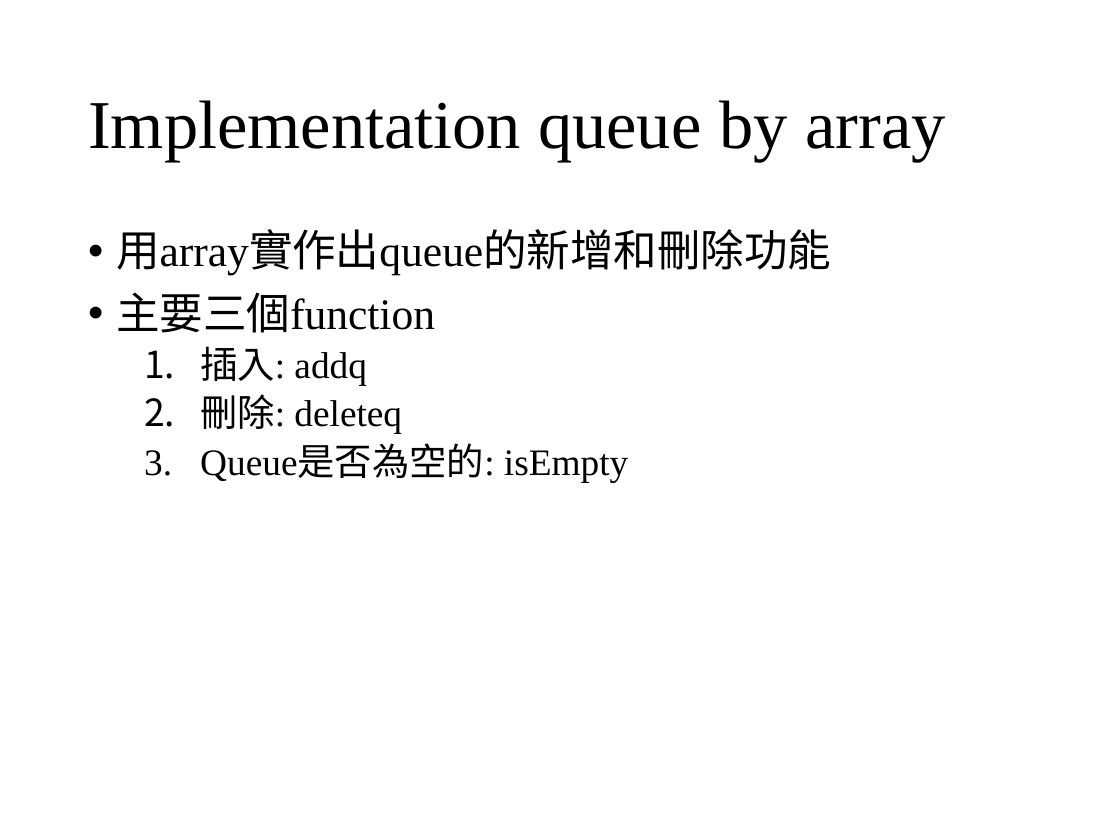
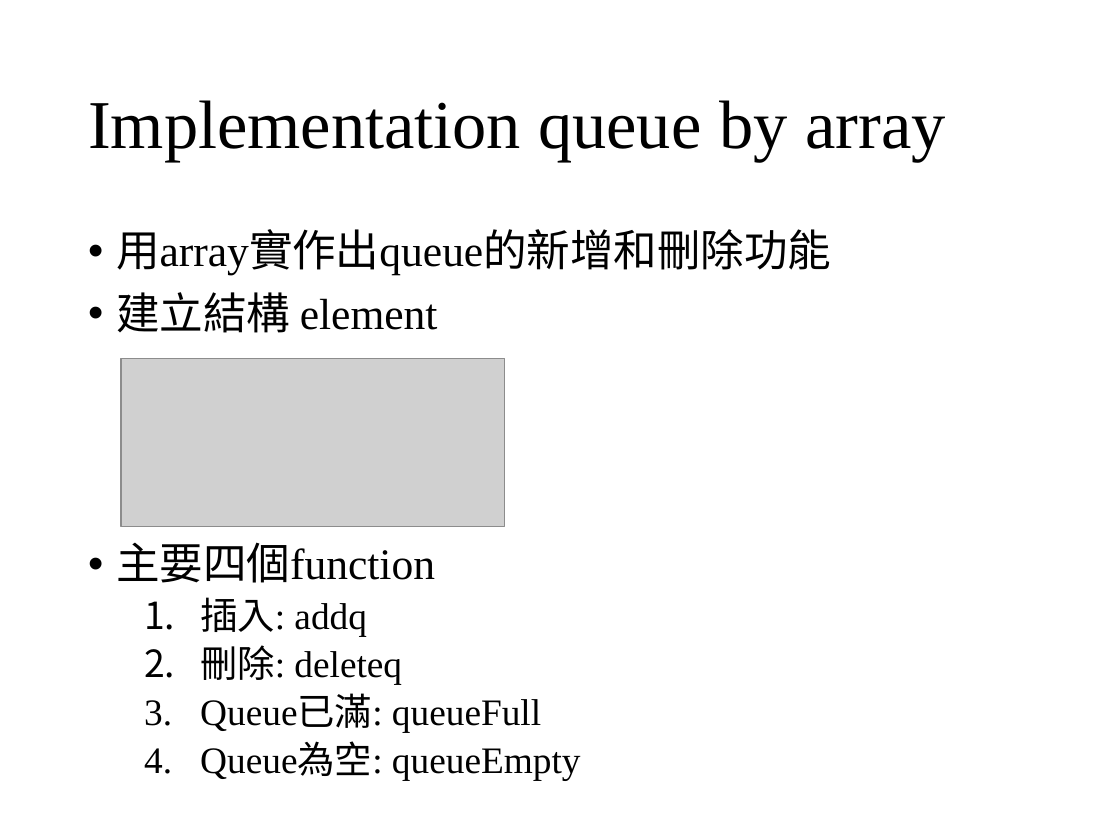
Before and after one commit to wangruxing/DataStructure, a slide deck: slide 20 of Chapter 3 Stacks and Queues/Chapter 3.pptx (slide 21 before the commit). Drawn at 1120x840 pixels with LibreOffice and Linux fonts; fonts in the diff are those of the drawing; grey boxes stand for pictures. Boxes give left, top, right and bottom in pixels: in the first picture for what was removed or moved away, otherwise in the second. Text is boxed around its words. In the diff, an @@ line names an element or a change of style, - is before the commit and + after.

```diff
--- a/Chapter 3 Stacks and Queues/Chapter 3.pptx
+++ b/Chapter 3 Stacks and Queues/Chapter 3.pptx
@@ text at (116, 292, 438, 583): text changed @@
-• 主要三個function
+• 建立結構 element
+• 主要四個function
@@ picture added at (121, 358, 505, 526) @@
@@ text at (200, 696, 581, 780): text changed @@
-  3. Queue是否為空的: isEmpty
+  3. Queue已滿: queueFull
+  4. Queue為空: queueEmpty
```
Also in this commit, not shown: 5 other slides changed, 1 slide removed, 16 other files.
